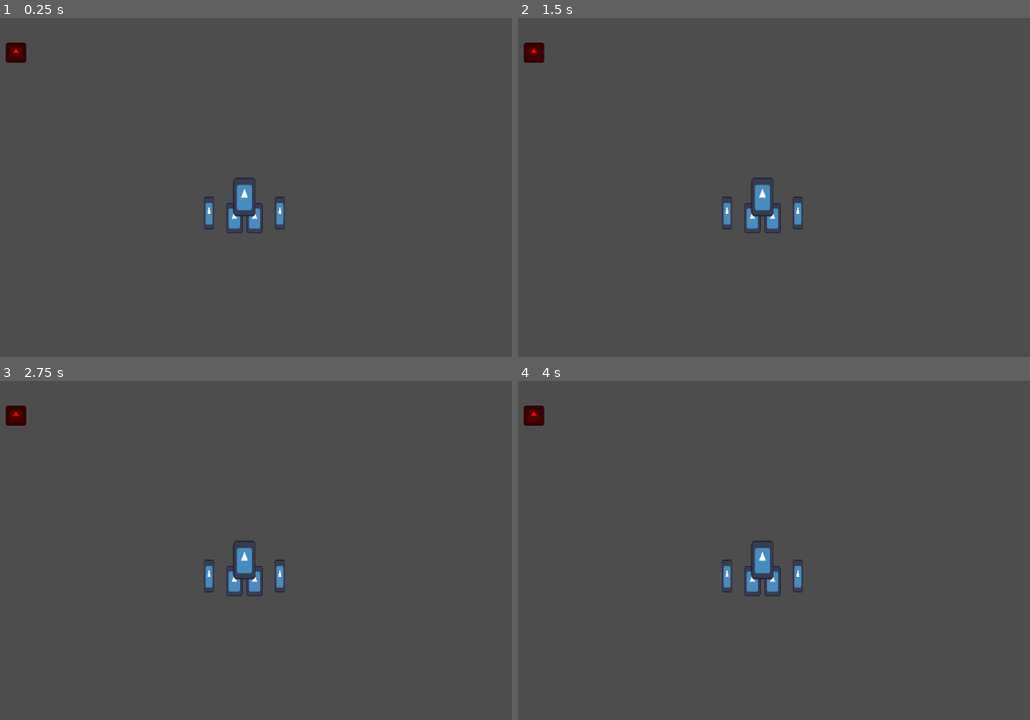
Above: before the commit, frames 1-4 (two rows, left to right).
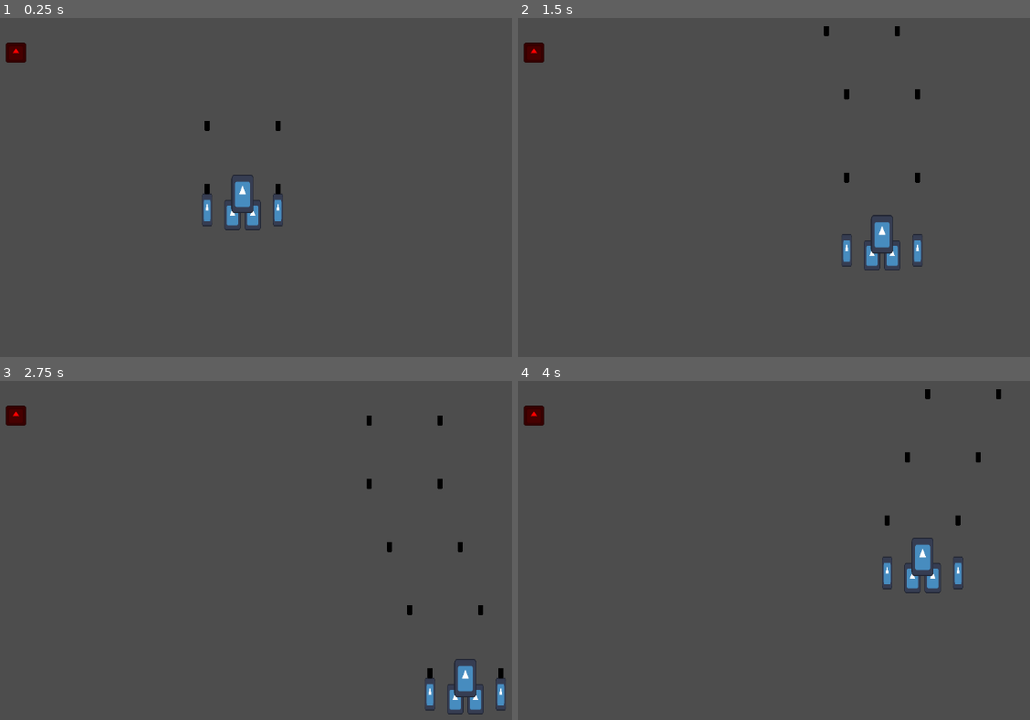
Above: after the commit, the same moments.

Repository: robotnik-dev/IGJ5
Game: Godot game, scene res://main.tscn
The game is run twice, just before and just after one commit, with the same random seed, the same clock (stepped at 60 frames per second) and the same inputs. The engine's default icon, where the game draws it, is replaced by a stand-in: a white triangle on a blue panel in a dark square.
Inputs:
- Up to frame 1 (0.25 s): no input
- Up to frame 2 (1.5 s): hold D (move_right) 0.53-1.28 s; tap Space (shoot) at 0.6, 1.35 s; hold S (move_down) from 1.28 s (still down)
- Up to frame 3 (2.75 s): release S (move_down) at 2.03 s; hold D (move_right) from 2.03 s (still down); tap Space (shoot) at 2.1 s
- Up to frame 4 (4 s): release D (move_right) at 2.78 s; hold W (move_up) 2.78-3.53 s; tap Space (shoot) at 2.85, 3.6 s; hold A (move_left) from 3.53 s (still down)

The runs differ from the first frame. In frame 1, 1.0% of the frame differs, in the area x 39-56%, y 30-64%; in frame 2, 2.0%; in frame 3, 2.0%, in the area x 39-99%, y 10-99%; in frame 4, 2.0%.
Error before the commit: Invalid access to property or key 'attack_speed' on a base object of type 'Nil'. (res://Spaceship/spaceship.gd:12)

Commit message:
tilemovement

Diff:
--- /dev/null
+++ b/Globals/player_stats.gd
@@ -0,0 +1,6 @@
+extends Node
+
+var attack_speed = 10.0
+var move_speed = 0.5
+var decceleration = 15
+var acceleration = 40
--- /dev/null
+++ b/Globals/tilemap.gd
@@ -0,0 +1,5 @@
+extends TileMap
+
+func _ready() -> void:
+	tile_set = TileSet.new()
+	tile_set.tile_size = Vector2i(32,32)
--- a/Spaceship/spaceship.gd
+++ b/Spaceship/spaceship.gd
@@ -3,34 +3,53 @@
 
 @export var guns: Node2D
 
-@export var stats: SpaceshipStats
+var attack_timer: Timer
+var move_timer: Timer
+var current_map_pos: Vector2i
 
-var attack_timer
+var move_speed_scale: float = 5.0
 
 func _ready() -> void:
+	_set_attack_timer()
+	_set_move_timer()
+
+func _set_attack_timer() -> void:
 	attack_timer = Timer.new()
-	attack_timer.wait_time = 1.0 / stats.attack_speed
+	attack_timer.wait_time = 1.0 / PlayerStats.attack_speed
 	attack_timer.one_shot = false
-	attack_timer.autostart = true
 	add_child(attack_timer)
 	attack_timer.timeout.connect(shoot)
 	attack_timer.start()
 
+func _set_move_timer() -> void:
+	move_timer = Timer.new()
+	move_timer.wait_time = (1.1 - PlayerStats.move_speed) / move_speed_scale
+	move_timer.one_shot = true
+	add_child(move_timer)
+	move_timer.start()
+
+	var start_pos = Tilemap.local_to_map(global_position)
+	global_position = Tilemap.map_to_local(start_pos)
+	current_map_pos = start_pos
+
 func _physics_process(delta: float) -> void:
-	var direction: Vector2 = get_input_direction()
+	var direction: Vector2i = get_input_direction()
 
 	if direction:
-		velocity = velocity.move_toward(direction * stats.speed, stats.acceleration)
-	else:
-		velocity = velocity.move_toward(Vector2.ZERO, stats.decceleration)
+		if move_timer.time_left == 0:
+			move_timer.start()
+			move_to(current_map_pos + direction)
 
-	move_and_slide()
+func move_to(map_pos: Vector2i) -> void:
+	global_position = Tilemap.map_to_local(map_pos)
+	current_map_pos = Tilemap.local_to_map(global_position)
 
-func get_input_direction() -> Vector2:
-	return Vector2(
+
+func get_input_direction() -> Vector2i:
+	return Vector2i(
 		Input.get_action_strength("move_right") - Input.get_action_strength("move_left"),
 		Input.get_action_strength("move_down") - Input.get_action_strength("move_up")
-	).normalized()
+	)
 
 func shoot() -> void:
 	if guns.has_method("shoot"):
--- a/main.gd
+++ b/main.gd
@@ -1 +1,7 @@
 extends Node
+
+#@onready var tile_map: TileMap = $TileMap
+@onready var spaceship: CharacterBody2D = $Spaceship
+
+#func _ready() -> void:
+#	spaceship.init(tile_map)
--- a/main.tscn
+++ b/main.tscn
@@ -9,8 +9,6 @@
 
 [node name="Spaceship" parent="." instance=ExtResource("2_i27qk")]
 position = Vector2(627, 309)
-decceleration = 30
-acceleration = 50
 
 [node name="Enemy" parent="." instance=ExtResource("3_50qw8")]
 position = Vector2(266, 55)
--- a/project.godot
+++ b/project.godot
@@ -14,6 +14,11 @@
 run/main_scene="res://main.tscn"
 config/features=PackedStringArray("4.0", "Forward Plus")
 config/icon="res://icon.svg"
+
+[autoload]
+
+PlayerStats="*res://Globals/player_stats.gd"
+Tilemap="*res://Globals/tilemap.gd"
 
 [display]
 
